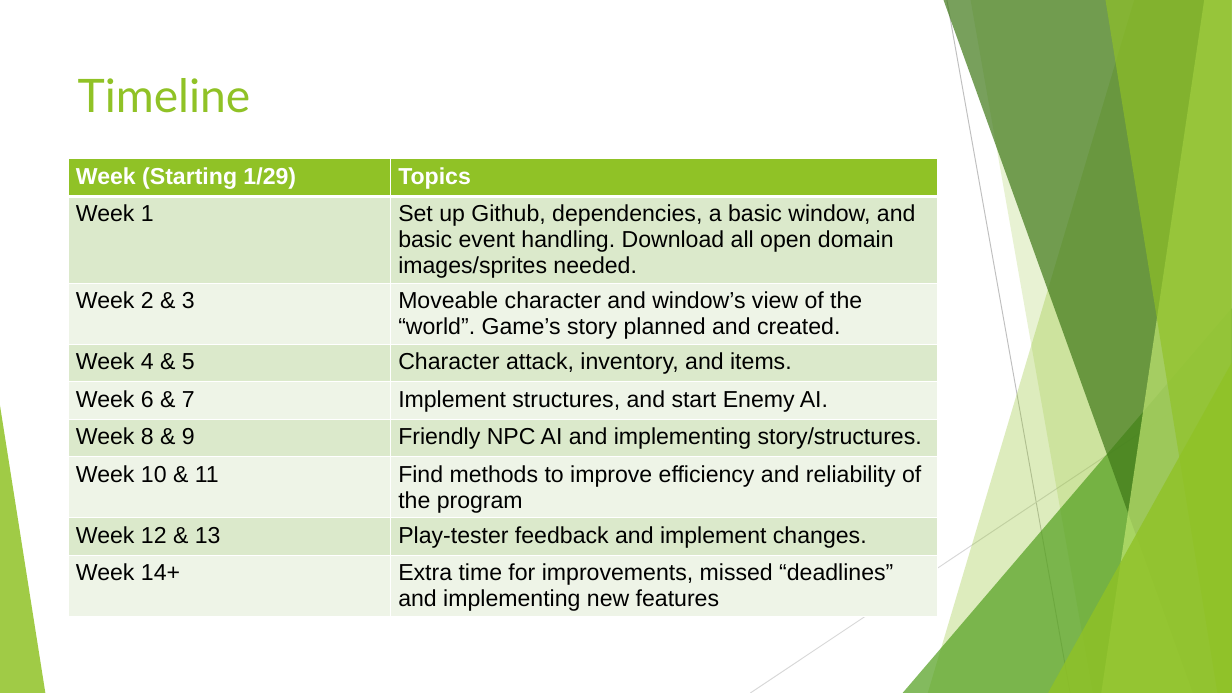
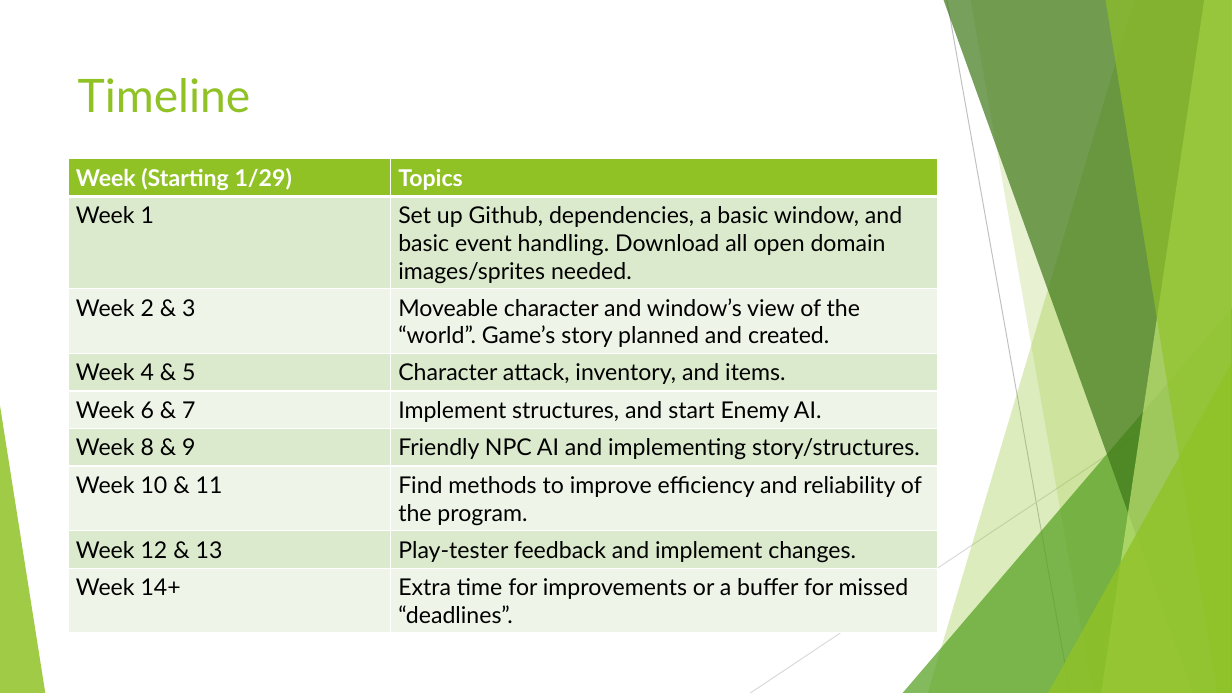
Before and after one commit to hanselrd/bubble-warrior-adventures, a slide deck: slide 7 of powerpoint/Bubble Warrior Adventures.pptx. Drawn at 1232x693 pixels with LibreOffice and Linux fonts; fonts in the diff are those of the drawing. Boxes give left, top, right and bottom in pixels: in the first picture for what was removed or moved away, otherwise in the second. Text is boxed around its words. In the diff, an @@ line names an element or a change of style, - is before the commit and + after.

```diff
--- a/powerpoint/Bubble Warrior Adventures.pptx
+++ b/powerpoint/Bubble Warrior Adventures.pptx
@@ table at (x1=68, y1=159, x2=937, y2=660) @@
-row 7, column 2: Find methods to improve efficiency and reliability of the program
+row 7, column 2: Find methods to improve efficiency and reliability of the program.
-row 9, column 2: Extra time for improvements, missed “deadlines” and implementing new features
+row 9, column 2: Extra time for improvements or a buffer for missed “deadlines”.
@@ fill #DBE9CB to #DBE9CD in 8 cells @@
@@ fill #EEF4E7 to #EEF4E8 in 8 cells @@
@@ font Arial to Lato in "Week (Starting 1/29)", "Topics", "Week 1", "Set up Github, dependencies, a basic window, ..." and 12 more places @@
@@ line (1232, 372) - (750, 693): stroke #D8D8D8 0.75 pt to #D9D9D9 0.75 pt @@
```
Also in this commit, not shown: 6 other slides changed.
